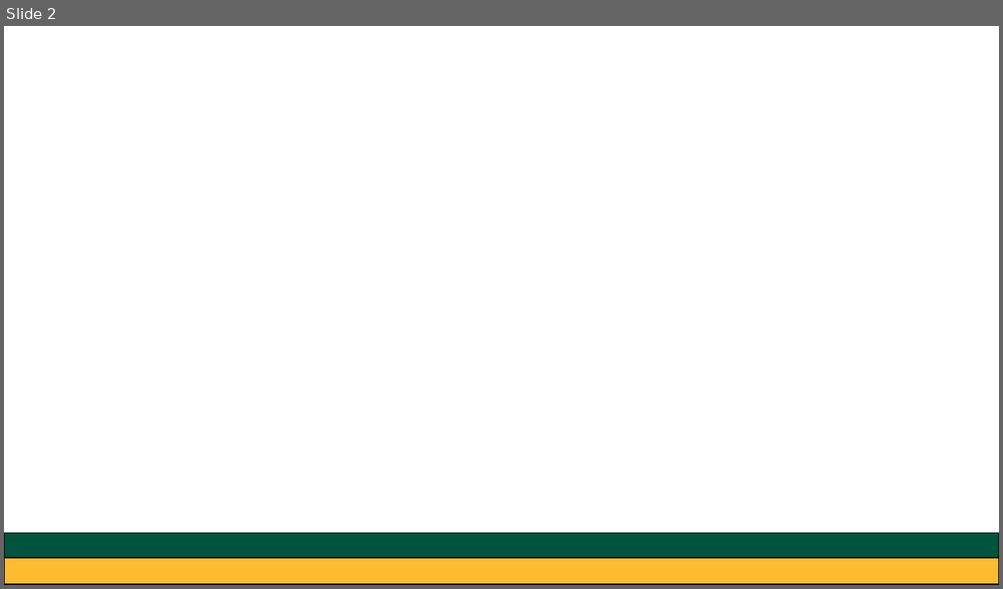
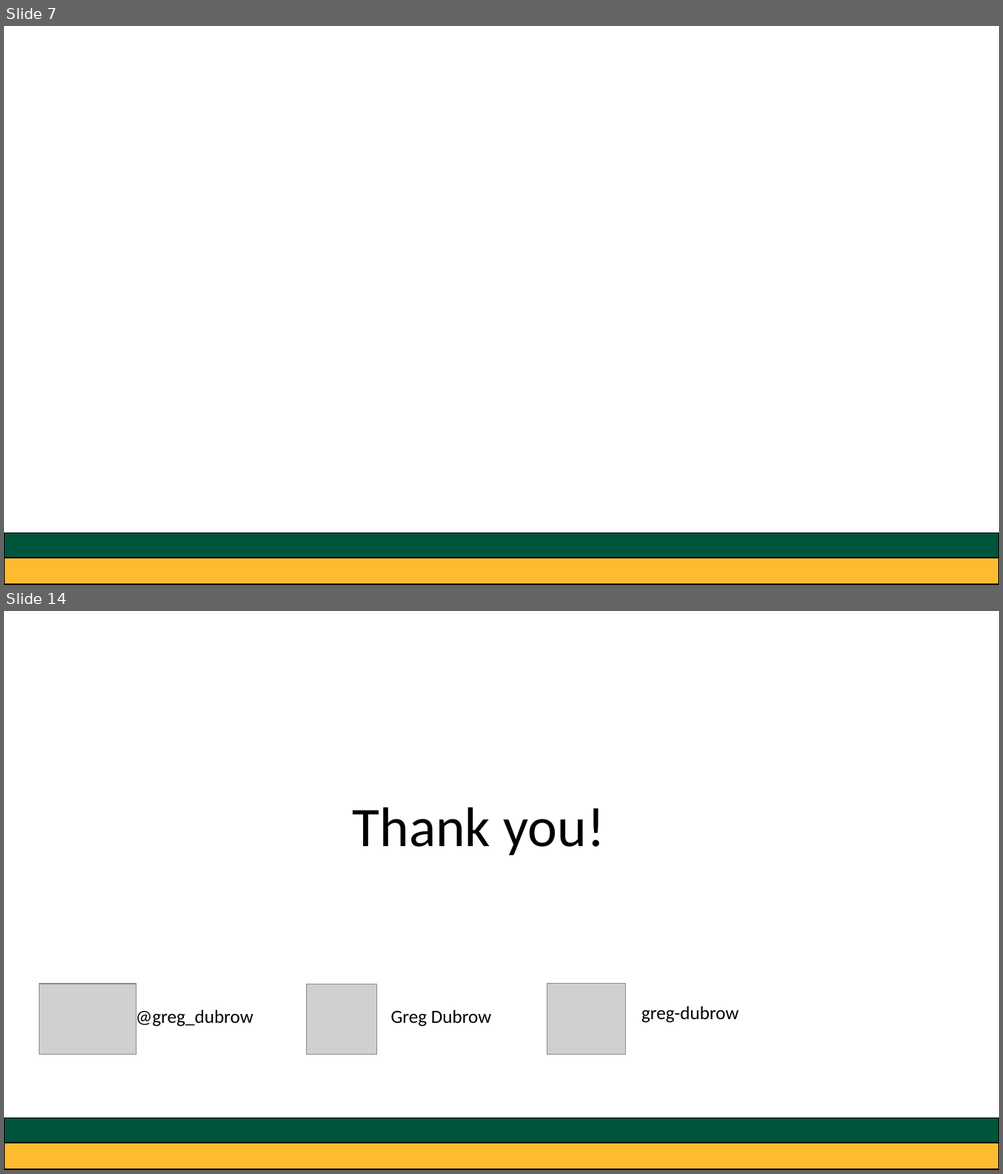
Before and after one commit to greg-dubrow/USF-talk-February-2020, a slide deck: usf_presentation_0220_gdubrow.pptx. Shown one above the other, each under a label of ours: slide 2 before the commit, slides 7 and 14 after it; the slides between them are not shown. The pictures are 1003x589 and 1003x1174 pixels, drawn with LibreOffice and Linux fonts; fonts in the diff are those of the drawing; grey boxes stand for pictures. Boxes give left, top, right and bottom in pixels: in the first picture for what was removed or moved away, otherwise in the second. Text is boxed around its words. In the diff, an @@ line names an element or a change of style, - is before the commit and + after.

```diff
--- a/usf_presentation_0220_gdubrow.pptx
+++ b/usf_presentation_0220_gdubrow.pptx
@@ slide 14 added at bbox=[4, 611, 999, 1170], background #FFFFFF @@
@@ text added at bbox=[353, 807, 604, 856], 54 pt, text #000000 @@
+Thank you!
@@ picture added at bbox=[39, 984, 136, 1055] @@
@@ picture added at bbox=[306, 984, 377, 1055] @@
@@ picture added at bbox=[546, 984, 625, 1055] @@
@@ text added at bbox=[136, 1008, 253, 1028], 18 pt, text #000000 @@
+@greg_dubrow
@@ text added at bbox=[391, 1010, 491, 1027], 18 pt, text #000000 @@
+Greg Dubrow
@@ text added at bbox=[641, 1006, 739, 1023], 18 pt, text #000000 @@
+greg-dubrow
@@ rectangle added at bbox=[4, 1119, 999, 1143], fill #00543C, outline #000000 1 pt @@
@@ rectangle added at bbox=[4, 1136, 999, 1170], fill #FDBB30, outline #000000 1 pt @@
@@ what was slide 2 is now slide 7 @@
```
Also in this commit, not shown: 1 slide changed, 11 other slides added, 6 other files.
